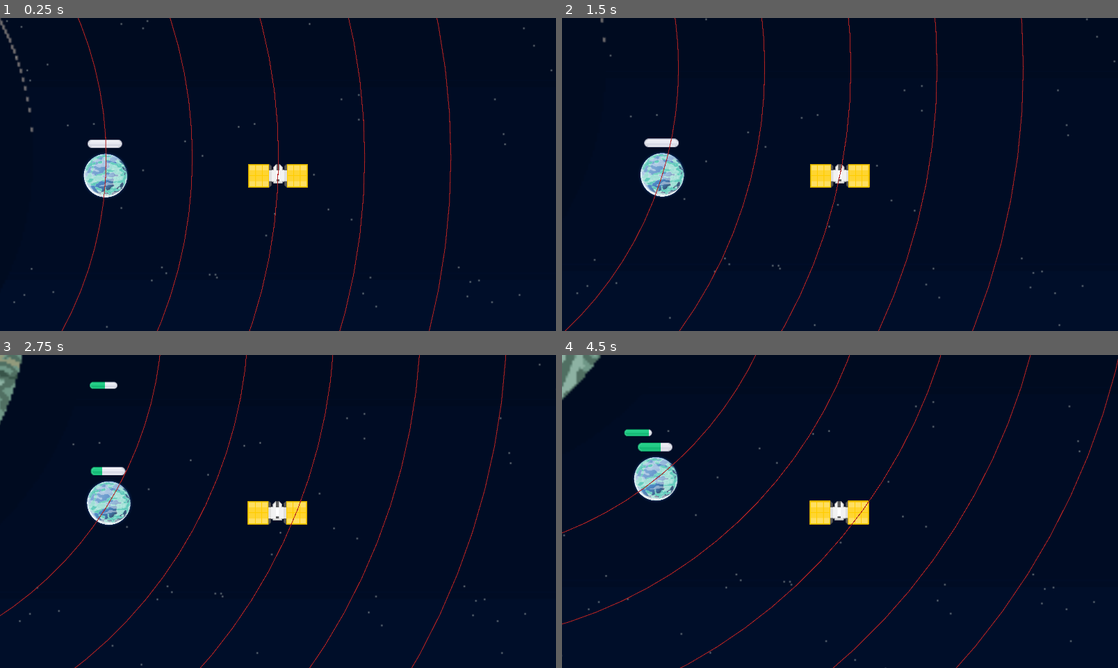
Above: before the commit, frames 1-4 (two rows, left to right).
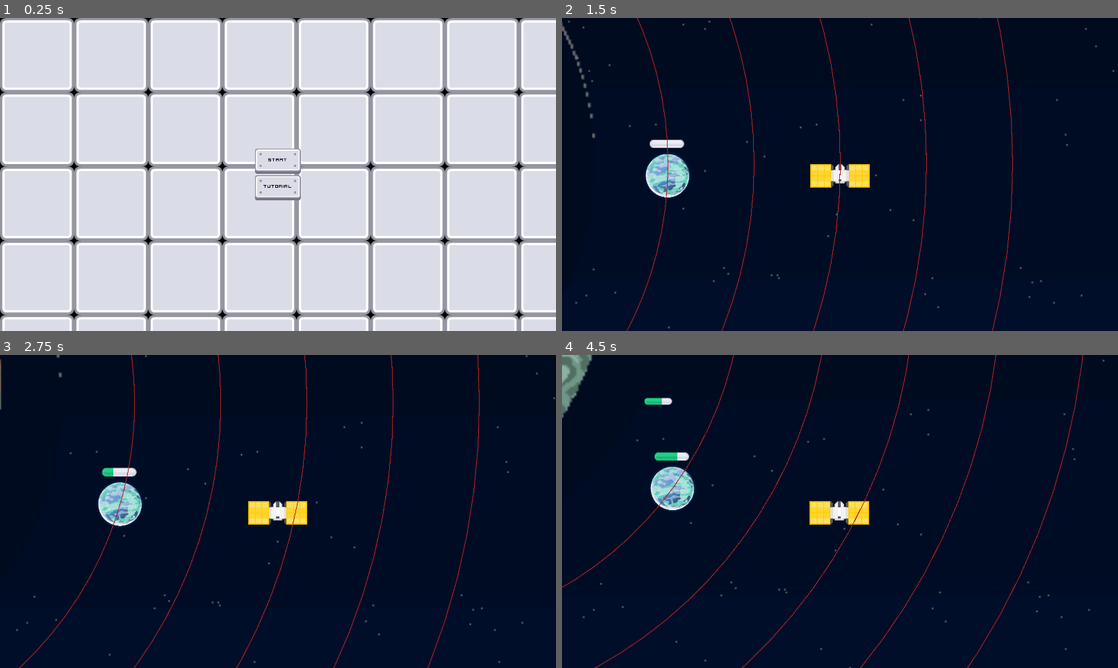
Above: after the commit, the same moments.

Repository: ThreeChooseOne/loopiter
Game: Godot game, scene res://root_scene.tscn
Two runs of this game, one before a commit and one after it. Both use one fixed random seed, a clock stepped at 60 frames per second and the inputs below. Before the commit the project starts from res://main.tscn.
Inputs (mouse positions are in pixels of both pictures, inside the frame that each line leads up to):
- Up to frame 1 (0.25 s): no input
- Up to frame 2 (1.5 s): click (840, 187) at 0.5 s, where only the run after the commit has a clickable "Tutorial"; click (840, 161) at 1.25 s, where only the run after the commit has a clickable "Start"
- Up to frame 3 (2.75 s): tap Enter at 2 s; hold Up from 2.03 s (still down); tap I at 2.1 s; tap Space at 2.27 s
- Up to frame 4 (4.5 s): release Up at 2.78 s; hold Down 2.78-3.53 s; tap O at 2.85 s; tap Space at 3.02 s; hold Up from 3.53 s (still down); tap V at 3.6 s; tap I at 4.35 s

The runs differ from the first frame. In frame 1, 100% of the frame differs, in the area x 0-100%, y 0-100%; in frame 2, 3.2%; in frame 3, 4.0%; in frame 4, 4.7%.

Commit message:
make a basic start screen

Diff:
--- /dev/null
+++ b/assets/theme/button_normal_stylebox.tres
@@ -0,0 +1,10 @@
+[gd_resource type="StyleBoxTexture" load_steps=2 format=3 uid="uid://d0jqv1ujcoonm"]
+
+[ext_resource type="Texture2D" uid="uid://bw3rnkds8qj35" path="res://assets/ui/button_square_depth.png" id="1_eph6c"]
+
+[resource]
+texture = ExtResource("1_eph6c")
+texture_margin_left = 30.0
+texture_margin_top = 30.0
+texture_margin_right = 30.0
+texture_margin_bottom = 40.0
--- /dev/null
+++ b/assets/theme/button_pressed_stylebox.tres
@@ -0,0 +1,10 @@
+[gd_resource type="StyleBoxTexture" load_steps=2 format=3 uid="uid://b6kfe37guj2wr"]
+
+[ext_resource type="Texture2D" uid="uid://ddju6oeysdpuq" path="res://assets/ui/button_square.png" id="1_o1hdb"]
+
+[resource]
+texture = ExtResource("1_o1hdb")
+texture_margin_left = 30.0
+texture_margin_top = 30.0
+texture_margin_right = 30.0
+texture_margin_bottom = 30.0
--- /dev/null
+++ b/assets/theme/theme1.tres
@@ -0,0 +1,15 @@
+[gd_resource type="Theme" load_steps=4 format=3 uid="uid://ckwnik6wg05q3"]
+
+[ext_resource type="StyleBox" uid="uid://d0jqv1ujcoonm" path="res://assets/theme/button_normal_stylebox.tres" id="1_68hhn"]
+[ext_resource type="FontFile" uid="uid://cojfeny5u1fx3" path="res://assets/theme/Kenney Future.ttf" id="1_vpyvb"]
+[ext_resource type="StyleBox" uid="uid://b6kfe37guj2wr" path="res://assets/theme/button_pressed_stylebox.tres" id="2_vpyvb"]
+
+[resource]
+Button/colors/font_color = Color(0, 0, 0, 1)
+Button/colors/font_focus_color = Color(0.0197068, 0.00112439, 0.000237962, 1)
+Button/colors/font_hover_color = Color(0.960784, 0.286275, 0.152941, 1)
+Button/colors/font_pressed_color = Color(0.46759, 0.103059, 0.0283717, 1)
+Button/fonts/font = ExtResource("1_vpyvb")
+Button/styles/hover = ExtResource("1_68hhn")
+Button/styles/normal = ExtResource("1_68hhn")
+Button/styles/pressed = ExtResource("2_vpyvb")
--- a/project.godot
+++ b/project.godot
@@ -11,7 +11,7 @@
 [application]
 
 config/name="loopiter"
-run/main_scene="res://main.tscn"
+run/main_scene="uid://dpn5blbx4huff"
 config/features=PackedStringArray("4.4", "Forward Plus")
 
 [display]
@@ -19,6 +19,10 @@
 window/size/viewport_width=1920
 window/size/viewport_height=1080
 window/stretch/mode="viewport"
+
+[gui]
+
+theme/custom="uid://ckwnik6wg05q3"
 
 [input]
 
--- /dev/null
+++ b/root_scene.gd
@@ -0,0 +1,6 @@
+extends Node2D
+
+func _on_start_screen_start_button_pressed() -> void:
+	get_tree().change_scene_to_file("res://main.tscn")
+
+# TODO: Handle when the game ends, and load the start screen.
--- /dev/null
+++ b/root_scene.tscn
@@ -0,0 +1,11 @@
+[gd_scene load_steps=3 format=3 uid="uid://dpn5blbx4huff"]
+
+[ext_resource type="Script" uid="uid://dy1x347yihpg0" path="res://root_scene.gd" id="1_itajj"]
+[ext_resource type="PackedScene" uid="uid://debfvlgbpxnjv" path="res://start_screen/start_screen.tscn" id="2_c77vg"]
+
+[node name="RootScene" type="Node2D"]
+script = ExtResource("1_itajj")
+
+[node name="StartScreen" parent="." instance=ExtResource("2_c77vg")]
+
+[connection signal="start_button_pressed" from="StartScreen" to="." method="_on_start_screen_start_button_pressed"]
--- /dev/null
+++ b/start_screen/start_screen.tscn
@@ -0,0 +1,42 @@
+[gd_scene load_steps=4 format=3 uid="uid://debfvlgbpxnjv"]
+
+[ext_resource type="Script" uid="uid://b7dlyl0ohs5xq" path="res://start_screen/start_screen_control.gd" id="1_8bm5k"]
+[ext_resource type="Texture2D" uid="uid://d1o16ymy3l17a" path="res://assets/ui/panel_glass.png" id="1_rs4r3"]
+[ext_resource type="Theme" uid="uid://ckwnik6wg05q3" path="res://assets/theme/theme1.tres" id="3_c3q8q"]
+
+[node name="StartScreenControl" type="Control"]
+layout_mode = 3
+anchors_preset = 0
+offset_right = 40.0
+offset_bottom = 40.0
+script = ExtResource("1_8bm5k")
+
+[node name="TextureRect" type="TextureRect" parent="."]
+layout_mode = 0
+offset_right = 1920.0
+offset_bottom = 1080.0
+scale = Vector2(2, 2)
+texture = ExtResource("1_rs4r3")
+stretch_mode = 1
+
+[node name="CenterButtons" type="HBoxContainer" parent="."]
+layout_mode = 0
+offset_right = 159.0
+offset_bottom = 180.0
+alignment = 1
+
+[node name="VBoxContainer" type="VBoxContainer" parent="CenterButtons"]
+layout_mode = 2
+alignment = 1
+
+[node name="StartGame" type="Button" parent="CenterButtons/VBoxContainer"]
+layout_mode = 2
+theme = ExtResource("3_c3q8q")
+text = "Start"
+
+[node name="Tutorial" type="Button" parent="CenterButtons/VBoxContainer"]
+layout_mode = 2
+theme = ExtResource("3_c3q8q")
+text = "Tutorial"
+
+[connection signal="pressed" from="CenterButtons/VBoxContainer/StartGame" to="." method="_on_start_game_pressed"]
--- /dev/null
+++ b/start_screen/start_screen_control.gd
@@ -0,0 +1,9 @@
+extends Control
+
+signal start_button_pressed
+
+func _ready() -> void:
+	$CenterButtons.size = get_viewport_rect().size
+
+func _on_start_game_pressed() -> void:
+	start_button_pressed.emit()
Binary file added: assets/theme/Kenney Future.ttf
Not shown, added: assets/theme/Kenney Future.ttf.import
Binary file added: assets/ui/button_square.png
Not shown, added: assets/ui/button_square.png.import
Binary file added: assets/ui/button_square_depth.png
Not shown, added: assets/ui/button_square_depth.png.import
Binary file added: assets/ui/button_square_header_blade_square_screws.png
Not shown, added: assets/ui/button_square_header_blade_square_screws.png.import
Binary file added: assets/ui/crosshair_b.png
Not shown, added: assets/ui/crosshair_b.png.import
Binary file added: assets/ui/cursor_d.png
Not shown, added: assets/ui/cursor_d.png.import
(and 4 more such lines)
